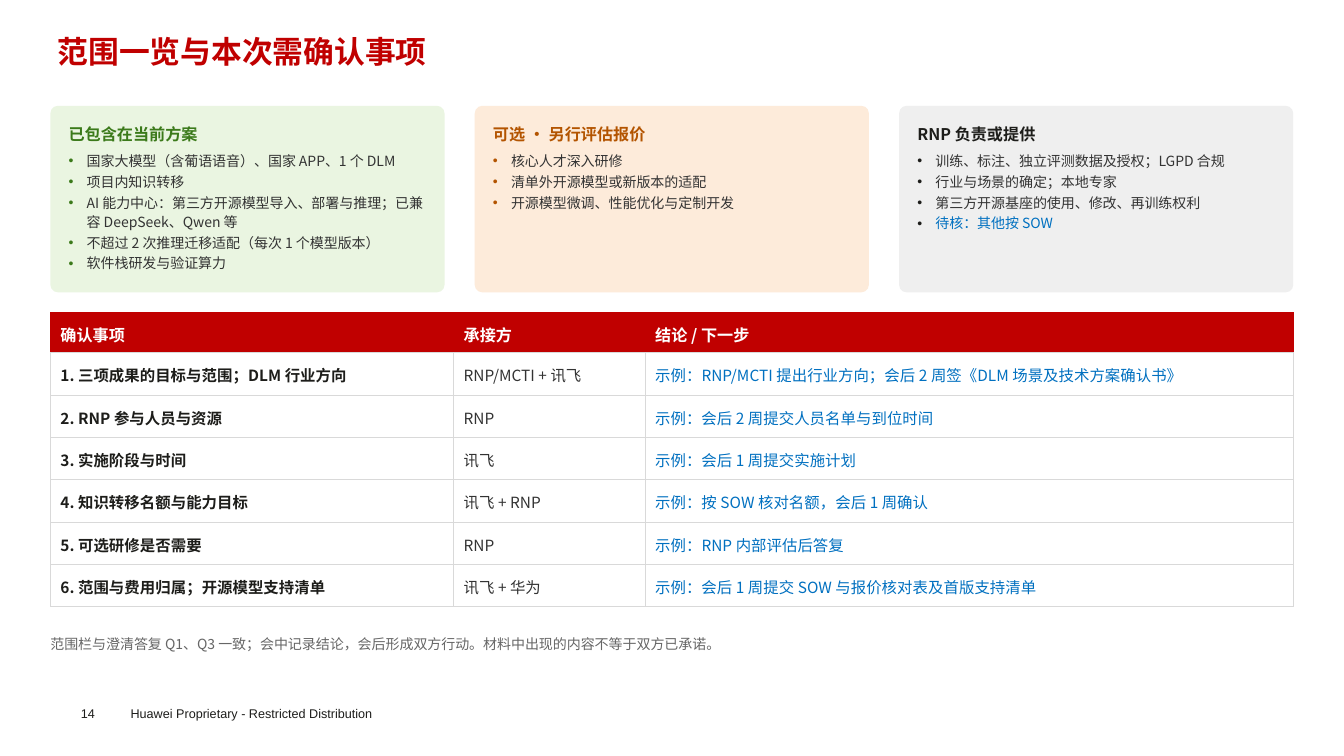
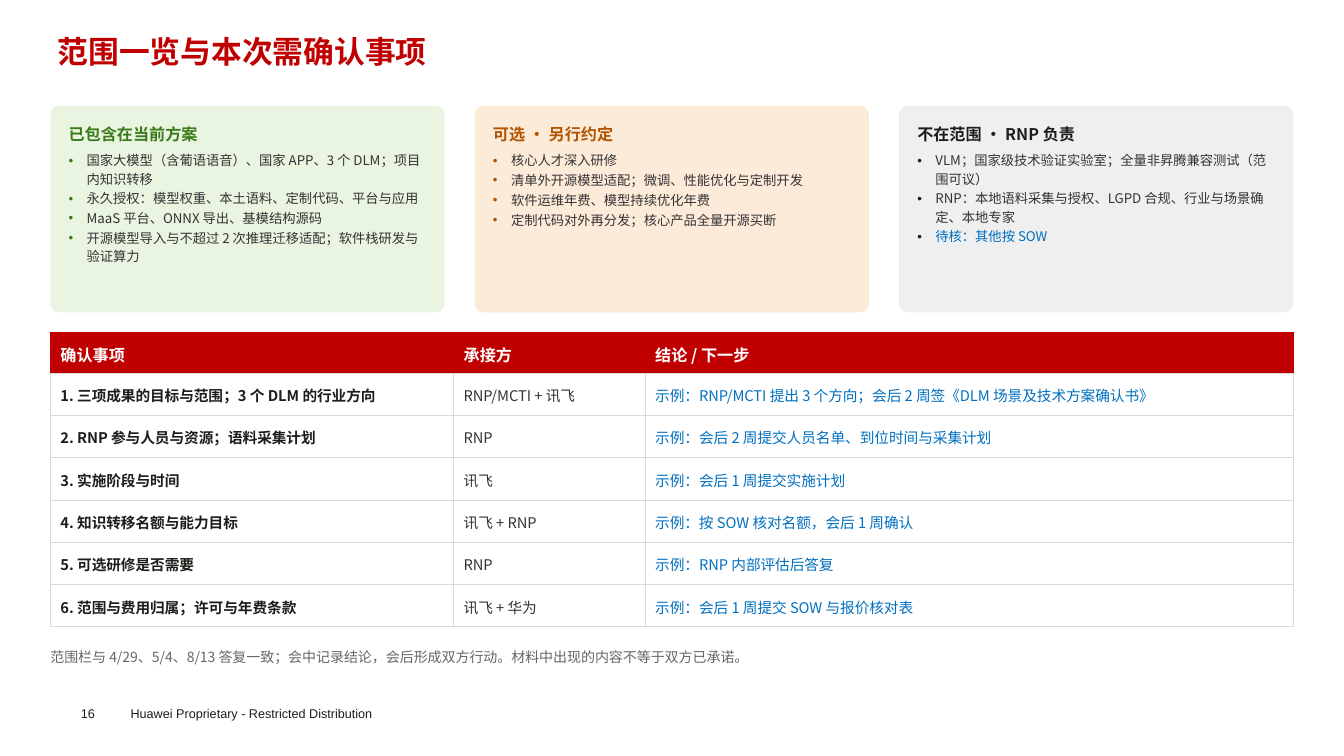
Before and after one commit to chyhcs/wyyh, a slide deck: slide 16 of RNP-讯飞交流-会议版.pptx (slide 14 before the commit). Drawn at 1344x756 pixels with LibreOffice and Linux fonts; fonts in the diff are those of the drawing; background and template pictures are left out. Boxes give left, top, right and bottom in pixels: in the first picture for what was removed or moved away, otherwise in the second. Text is boxed around its words. In the diff, an @@ line names an element or a change of style, - is before the commit and + after.

```diff
--- a/RNP-讯飞交流-会议版.pptx
+++ b/RNP-讯飞交流-会议版.pptx
@@ rounded rectangle: place and size @@
-rounded rectangle at box(50, 106, 445, 292)
+rounded rectangle at box(50, 106, 445, 313)
@@ rounded rectangle: place and size @@
-rounded rectangle at box(475, 106, 869, 292)
+rounded rectangle at box(475, 106, 869, 313)
@@ rounded rectangle: place and size @@
-rounded rectangle at box(899, 106, 1294, 292)
+rounded rectangle at box(899, 106, 1294, 313)
@@ text at box(493, 126, 613, 142): text changed @@
-可选 · 另行评估报价
+可选 · 另行约定
@@ text at box(917, 126, 1075, 142): text changed @@
-RNP 负责或提供
+不在范围 · RNP 负责
@@ text at box(87, 154, 420, 262): text changed; size 10 to 9.5 pt @@
-• 国家大模型（含葡语语音）、国家 APP、1 个 DLM
-• 项目内知识转移
-• AI 能力中心：第三方开源模型导入、部署与推理；已兼容 DeepSeek、Qwen 等
-• 不超过 2 次推理迁移适配（每次 1 个模型版本）
-• 软件栈研发与验证算力
+• 国家大模型（含葡语语音）、国家 APP、3 个 DLM；项目内知识转移
+• 永久授权：模型权重、本土语料、定制代码、平台与应用
+• MaaS 平台、ONNX 导出、基模结构源码
+• 开源模型导入与不超过 2 次推理迁移适配；软件栈研发与验证算力
@@ text at box(511, 174, 803, 227): text changed; size 10 to 9.5 pt @@
-• 清单外开源模型或新版本的适配
-• 开源模型微调、性能优化与定制开发
+• 清单外开源模型适配；微调、性能优化与定制开发
+• 软件运维年费、模型持续优化年费
+• 定制代码对外再分发；核心产品全量开源买断
@@ text at box(511, 154, 617, 166): size 10 to 9.5 pt in "核心人才深入研修" @@
@@ text at box(935, 154, 1266, 223): text changed; size 10 to 9.5 pt @@
-• 训练、标注、独立评测数据及授权；LGPD 合规
-• 行业与场景的确定；本地专家
-• 第三方开源基座的使用、修改、再训练权利
+• VLM；国家级技术验证实验室；全量非昇腾兼容测试（范围可议）
+• RNP：本地语料采集与授权、LGPD 合规、行业与场景确定、本地专家
@@ text at box(935, 230, 1047, 242): size 10 to 9.5 pt in "待核：其他按 SOW" @@
@@ table at box(50, 333, 1294, 627) @@
-row 2, column 1: 1. 三项成果的目标与范围；DLM 行业方向
+row 2, column 1: 1. 三项成果的目标与范围；3 个 DLM 的行业方向
-row 2, column 3: 示例：RNP/MCTI 提出行业方向；会后 2 周签《DLM 场景及技术方案确认书》
+row 2, column 3: 示例：RNP/MCTI 提出 3 个方向；会后 2 周签《DLM 场景及技术方案确认书》
-row 3, column 1: 2. RNP 参与人员与资源
+row 3, column 1: 2. RNP 参与人员与资源；语料采集计划
-row 3, column 3: 示例：会后 2 周提交人员名单与到位时间
+row 3, column 3: 示例：会后 2 周提交人员名单、到位时间与采集计划
-row 7, column 1: 6. 范围与费用归属；开源模型支持清单
+row 7, column 1: 6. 范围与费用归属；许可与年费条款
-row 7, column 3: 示例：会后 1 周提交 SOW 与报价核对表及首版支持清单
+row 7, column 3: 示例：会后 1 周提交 SOW 与报价核对表
@@ size 11 to 10.5 pt in "RNP/MCTI + 讯飞", "RNP", "3. 实施阶段与时间", "讯飞" and 8 more places @@
@@ table: place and size @@
-table at box(50, 313, 1294, 607)
+table at box(50, 333, 1294, 627)
@@ text at box(50, 650, 749, 665): text changed @@
-范围栏与澄清答复 Q1、Q3 一致；会中记录结论，会后形成双方行动。材料中出现的内容不等于双方已承诺。
+范围栏与 4/29、5/4、8/13 答复一致；会中记录结论，会后形成双方行动。材料中出现的内容不等于双方已承诺。
@@ page number at box(81, 709, 95, 718): text changed @@
-14
+16
```
Also in this commit, not shown: 13 other slides changed, 2 slides added, 1 other file.
